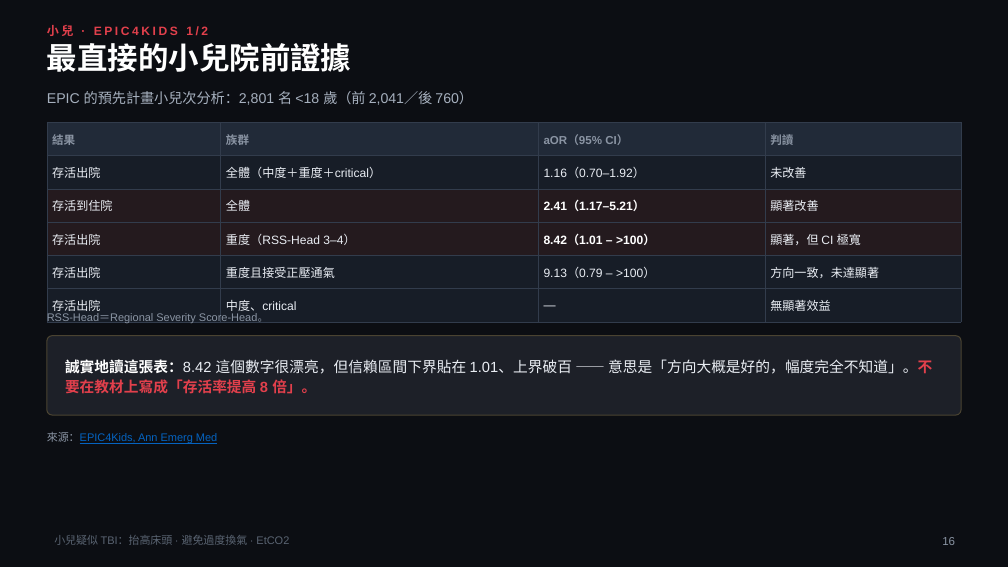
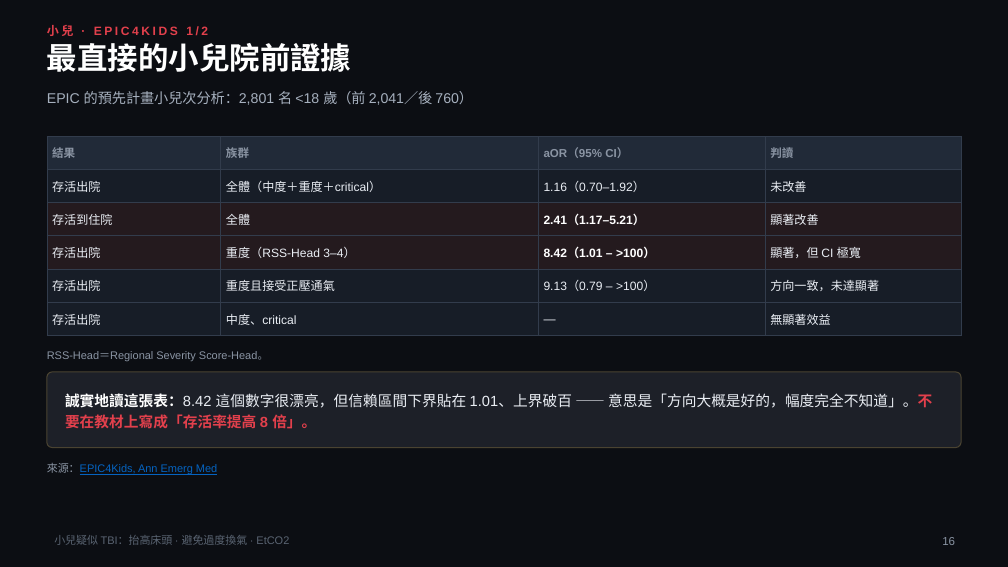
Before and after one commit to limzijiang/ped-tbi-ventilation-position, a slide deck: slide 16 of ped-tbi-etco2-teaching.pptx. Drawn at 1008x567 pixels with LibreOffice and Linux fonts; fonts in the diff are those of the drawing. Boxes give left, top, right and bottom in pixels: in the first picture for what was removed or moved away, otherwise in the second. Text is boxed around its words. In the diff, an @@ line names an element or a change of style, - is before the commit and + after.

```diff
--- a/ped-tbi-etco2-teaching.pptx
+++ b/ped-tbi-etco2-teaching.pptx
@@ table: place and size @@
-table at [47,123,961,318]
+table at [47,136,961,329]
@@ text "RSS-Head＝Regional Severity Score-Head。": place and size @@
-text "RSS-Head＝Regional Severity Score-Head。" at [47,313,269,323]
+text "RSS-Head＝Regional Severity Score-Head。" at [47,351,269,361]
@@ rounded rectangle: place and size @@
-rounded rectangle at [47,336,961,415]
+rounded rectangle at [47,372,961,448]
@@ rounded rectangle at [47,372,961,448]: proportions changed @@
@@ text "誠實地讀這張表：8.42 這個數字很漂亮，但信賴區間下界貼在 1.01、上界破百 —— 意思是「方向大概是好的，幅度完全 ...": place and size @@
-text "誠實地讀這張表：8.42 這個數字很漂亮，但信賴區間下界貼在 1.01、上界破百 —— 意思是「方向大概是好的，幅度完全 ..." at [65,359,932,394]
+text "誠實地讀這張表：8.42 這個數字很漂亮，但信賴區間下界貼在 1.01、上界破百 —— 意思是「方向大概是好的，幅度完全 ..." at [65,393,932,429]
@@ text "來源：EPIC4Kids, Ann Emerg Med": place and size @@
-text "來源：EPIC4Kids, Ann Emerg Med" at [47,432,217,444]
+text "來源：EPIC4Kids, Ann Emerg Med" at [47,463,217,475]
```
Also in this commit, not shown: 29 other slides changed, 1 other file.
